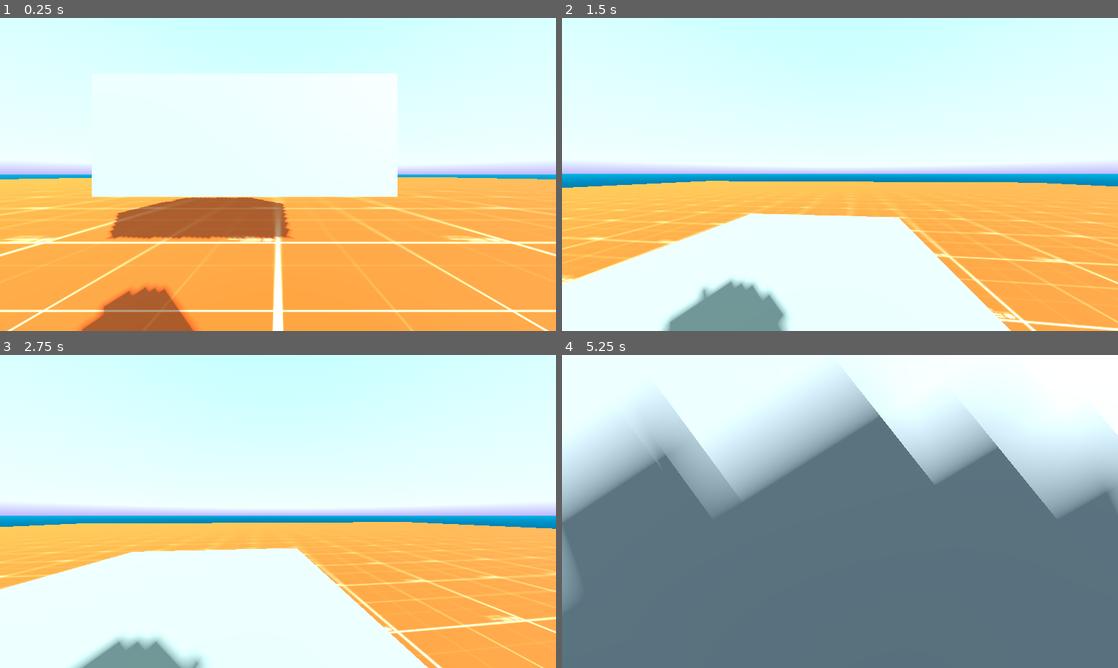
Above: before the commit, frames 1-4 (two rows, left to right).
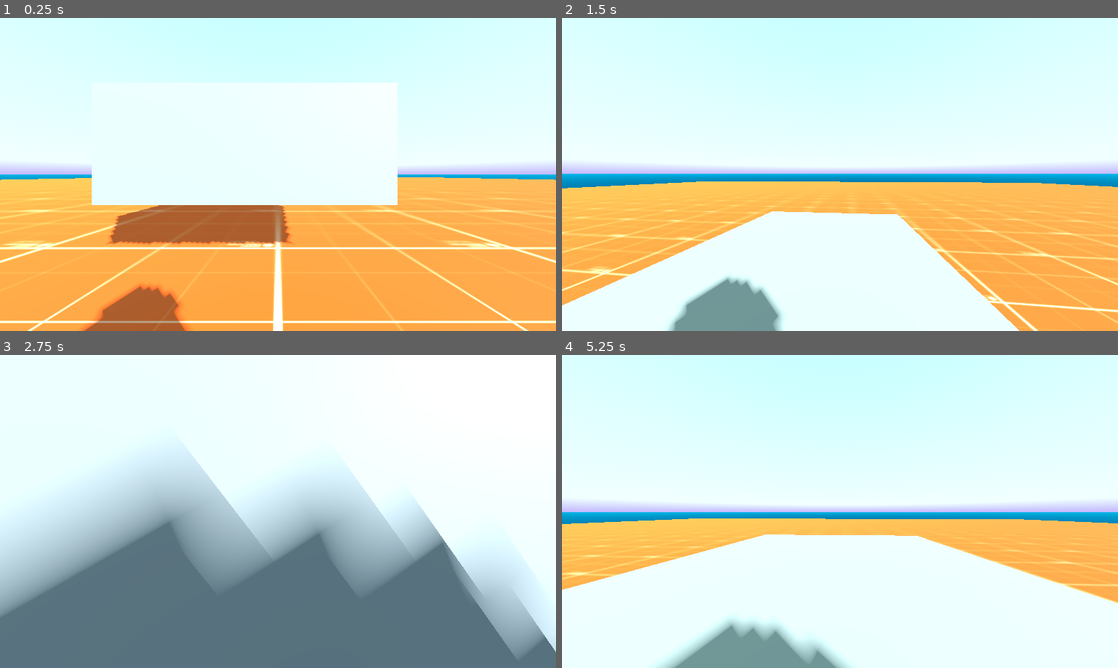
Above: after the commit, the same moments.

Repository: init-Sense/octant
Game: Godot game, scene res://scenes/octagon.tscn
Same seed, same stepped clock (60 frames per second), same inputs: the game is played once before the commit and once after it. A sky picture missing from this copy of the repository is replaced by a grey-blue gradient.
Inputs (mouse positions are in pixels of both pictures, inside the frame that each line leads up to):
- Up to frame 1 (0.25 s): no input
- Up to frame 2 (1.5 s): move the mouse to (867, 174) at 0.52 s; hold W (move_forward) from 0.53 s (still down); tap Shift (sprint) at 0.6 s; tap Space (jump) at 0.77, 0.8, 1.07, 1.35 s; move the mouse to (812, 174) at 1.27 s
- Up to frame 3 (2.75 s): keep holding W (move_forward); tap Space (jump) at 1.52, 1.82, 2.3 s; tap Shift (sprint) at 1.55, 2.1 s; move the mouse to (289, 505) at 2.02 s
- Up to frame 4 (5.25 s): keep holding W (move_forward); move the mouse to (834, 517) at 2.77 s; tap Shift (sprint) at 2.85, 4.35, 5.1 s; tap Space (jump) at 3.02, 3.32, 3.6, 3.77, 4.07, 4.52, 4.82 s; move the mouse to (878, 514) at 3.52 s; move the mouse to (795, 508) at 4.27 s; move the mouse to (845, 511) at 5.02 s

The runs differ from the first frame. In frame 1, 9.7% of the frame differs, in the area x 0-100%, y 17-100%; in frame 2, 5.5%; in frame 3, 75%; in frame 4, 86%, in the area x 0-100%, y 0-100%.

Commit message:
feat: Smoothness added to player movement

Diff:
--- a/scripts/player/camera.gd
+++ b/scripts/player/camera.gd
@@ -1,5 +1,5 @@
 extends Camera3D
-class_name PlayerCamera3D
+class_name PlayerCamera
 
 
 #region VARIABLES
--- a/scripts/player/crouch.gd
+++ b/scripts/player/crouch.gd
@@ -1,12 +1,13 @@
 extends Node
-class_name PlayerCrouch3D
+class_name PlayerCrouch
+
 
 #region NODES
 @onready var player: CharacterBody3D = $"../.."
 @onready var head: StaticBody3D = %Head
-@onready var camera: Camera3D = %Camera
-@onready var direction: Node = %Direction
-@onready var motion: Node = %Motion
+@onready var camera: PlayerCamera = %Camera
+@onready var direction: PlayerDirection = %Direction
+@onready var motion: PlayerMotion = %Motion
 @onready var body: CollisionShape3D = $"../../Collision"
 @onready var mesh: MeshInstance3D = $"../../Mesh"
 #endregion
--- a/scripts/player/direction.gd
+++ b/scripts/player/direction.gd
@@ -1,6 +1,5 @@
 extends Node
-class_name PlayerMovement3D
-
+class_name PlayerDirection
 
 #region CONSTANTS
 const DEFAULT_SPEED: float = 3.0
@@ -11,12 +10,14 @@
 #region VARIABLES
 var velocity_vector: Vector3 = Vector3.ZERO
 var current_speed: float = DEFAULT_SPEED
+var target_velocity: Vector3 = Vector3.ZERO
 #endregion
 
 
 #region NODES
 @onready var player: Player = $"../.."
-@onready var camera: PlayerCamera3D = %Camera
+@onready var camera: PlayerCamera = %Camera
+@onready var motion: PlayerMotion = %Motion
 #endregion
 
 
@@ -42,15 +43,15 @@
 	input_dir = input_dir.normalized()
 
 	if player.is_on_floor():
-		velocity_vector.x = input_dir.x * current_speed
-		velocity_vector.z = input_dir.z * current_speed
+		target_velocity.x = input_dir.x * current_speed
+		target_velocity.z = input_dir.z * current_speed
 	else:
-		velocity_vector.x = lerp(velocity_vector.x, input_dir.x * current_speed, delta * 2.0)
-		velocity_vector.z = lerp(velocity_vector.z, input_dir.z * current_speed, delta * 2.0)
+		target_velocity.x = input_dir.x * current_speed
+		target_velocity.z = input_dir.z * current_speed
 
-	if player.is_still():
-		velocity_vector.x *= pow(MOVEMENT_DAMPING, delta)
-		velocity_vector.z *= pow(MOVEMENT_DAMPING, delta)
+	var deceleration = motion.DECELERATION * delta
+	velocity_vector.x = move_toward(velocity_vector.x, target_velocity.x, deceleration)
+	velocity_vector.z = move_toward(velocity_vector.z, target_velocity.z, deceleration)
 
 
 func move_player() -> void:
@@ -72,6 +73,7 @@
 
 func still() -> void:
 	player.set_still()
+	target_velocity = Vector3.ZERO
 #endregion
 
 
--- a/scripts/player/gravity.gd
+++ b/scripts/player/gravity.gd
@@ -3,12 +3,12 @@
 
 #region NODES
 @onready var player: CharacterBody3D = $"../.."
-@onready var direction: PlayerMovement3D = %Direction
+@onready var direction: PlayerDirection = %Direction
 #endregion
 
 
 #region CONSTANTS
-const GRAVITY : float = 16
+const GRAVITY : float = 9.8
 #endregion
 
 
--- a/scripts/player/head_bob.gd
+++ b/scripts/player/head_bob.gd
@@ -1,11 +1,13 @@
 extends Node
+class_name PlayerHeadBob
 
 #region NODES
 @onready var player: CharacterBody3D = $"../.."
-@onready var camera: PlayerCamera3D = %Camera
-@onready var direction: PlayerMovement3D = %Direction
-@onready var jump: PlayerJump3D = %Jump
+@onready var camera: PlayerCamera = %Camera
+@onready var direction: PlayerDirection = %Direction
+@onready var jump: PlayerJump = %Jump
 #endregion
+
 
 #region VARIABLES
 const DEFAULT_AMPLITUDE: float = 0.05
@@ -108,6 +110,7 @@
 	var height_factor = clamp(jump_height / MAX_IMPACT_HEIGHT, 0, 1)
 	current_landing_impact_amplitude = lerp(BASE_LANDING_IMPACT_AMPLITUDE, MAX_LANDING_IMPACT_AMPLITUDE, height_factor)
 
+
 func apply_landing_impact(delta: float) -> void:
 	landing_impact_time += delta
 	var impact_progress = landing_impact_time / LANDING_IMPACT_DURATION
--- a/scripts/player/inputs.gd
+++ b/scripts/player/inputs.gd
@@ -1,12 +1,12 @@
 extends Node
-class_name PlayerInputsMouse
+class_name PlayerInputs
 
 
 #region NODES
-@onready var direction: PlayerMovement3D = %Direction
-@onready var motion: Node = %Motion
-@onready var jump: PlayerJump3D = %Jump
-@onready var crouch: PlayerCrouch3D = %Crouch
+@onready var direction: PlayerDirection = %Direction
+@onready var motion: PlayerMotion = %Motion
+@onready var jump: PlayerJump = %Jump
+@onready var crouch: PlayerCrouch = %Crouch
 #endregion
 
 
@@ -14,10 +14,14 @@
 	#region MOVEMENT
 	if Input.is_action_just_pressed("move_forward"):
 		direction.forward()
+		motion.start_moving()
 	if Input.is_action_just_pressed("move_backward"):
 		direction.backward()
+		motion.start_moving()
 	if Input.is_action_just_released("move_forward") or Input.is_action_just_released("move_backward"):
-		direction.still()
+		if not Input.is_action_pressed("move_forward") and not Input.is_action_pressed("move_backward"):
+			direction.still()
+			motion.stop_moving()
 	#endregion
 
 
--- a/scripts/player/interaction.gd
+++ b/scripts/player/interaction.gd
@@ -1,5 +1,5 @@
 extends Node
-class_name PlayerInteraction3D
+class_name PlayerInteraction
 
 
 func _ready() -> void:
--- a/scripts/player/jump.gd
+++ b/scripts/player/jump.gd
@@ -1,19 +1,19 @@
 extends Node
-class_name PlayerJump3D
+class_name PlayerJump
 
 
 #region NODES
 @onready var player: CharacterBody3D = $"../.."
-@onready var direction: PlayerMovement3D = %Direction
-@onready var motion: Node = %Motion
+@onready var direction: PlayerDirection = %Direction
+@onready var motion: PlayerMotion = %Motion
 #endregion
 
 
 #region CONSTANTS
-const JUMPING_SPEED: float = 10.0
+const JUMPING_SPEED: float = 8.0
 const MIN_INERTIA_FACTOR: float = 0.6
 const MAX_INERTIA_FACTOR: float = 0.9
-const INERTIA_DECELERATION: float = 2.0
+const INERTIA_DECELERATION: float = 3.0
 #endregion
 
 
--- a/scripts/player/motion.gd
+++ b/scripts/player/motion.gd
@@ -1,10 +1,11 @@
 extends Node
+class_name PlayerMotion
 
 
 #region NODES
 @onready var player: Player = $"../.."
-@onready var direction: PlayerMovement3D = %Direction
-@onready var crouch: PlayerCrouch3D = %Crouch
+@onready var direction: PlayerDirection = %Direction
+@onready var crouch: PlayerCrouch = %Crouch
 #endregion
 
 
@@ -12,26 +13,45 @@
 const SPRINT_SPEED: float = 8.0
 const WALKING_SPEED: float = 5.0
 const SNEAKING_SPEED: float = 1.5
+const DECELERATION: float = 15.0
 #endregion
 
 
 #region VARIABLES
 var was_running: bool = false
+var target_speed: float = 0.0
+var is_moving: bool = false
+#endregion
+
+
+#region LIFECYCLE
+func _physics_process(delta: float) -> void:
+	direction.current_speed = move_toward(direction.current_speed, target_speed, DECELERATION * delta)
 #endregion
 
 
 #region MOVEMENT STATES
+func start_moving() -> void:
+	is_moving = true
+	update_movement_state()
+
+
+func stop_moving() -> void:
+	is_moving = false
+	target_speed = 0.0
+
+
 func run() -> void:
-	if not player.is_crouching() and not player.is_crouched():
+	if not player.is_crouching() and not player.is_crouched() and is_moving:
 		player.set_running()
-		direction.current_speed = SPRINT_SPEED
+		target_speed = SPRINT_SPEED
 		was_running = true
 
 
 func walk() -> void:
-	if not player.is_crouching() and not player.is_crouched():
+	if not player.is_crouching() and not player.is_crouched() and is_moving:
 		player.set_walking()
-		direction.current_speed = WALKING_SPEED
+		target_speed = WALKING_SPEED
 	was_running = false
 
 
@@ -41,27 +61,30 @@
 
 
 func stop_running() -> void:
-	if was_running:
-		if player.is_crouching() or player.is_crouched():
-			sneak()
-		else:
-			walk()
 	was_running = false
+	update_movement_state()
 
 
 func update_sneaking_speed() -> void:
 	var crouch_percentage = crouch.get_crouch_percentage()
 	var speed_range = WALKING_SPEED - SNEAKING_SPEED
-	direction.current_speed = WALKING_SPEED - (speed_range * crouch_percentage)
+	target_speed = WALKING_SPEED - (speed_range * crouch_percentage)
 
 
 func handle_crouch_change() -> void:
-	if player.is_crouching() or player.is_crouched():
-		sneak()
-	elif was_running:
-		run()
+	update_movement_state()
+
+
+func update_movement_state() -> void:
+	if is_moving:
+		if player.is_crouching() or player.is_crouched():
+			sneak()
+		elif was_running:
+			run()
+		else:
+			walk()
 	else:
-		walk()
+		stop_moving()
 #endregion
 
 
@@ -69,7 +92,6 @@
 func on_crouch_changed() -> void:
 	handle_crouch_change()
 
-
 func on_stand_changed() -> void:
 	handle_crouch_change()
 #endregion
--- a/scripts/player/player.gd
+++ b/scripts/player/player.gd
@@ -43,9 +43,9 @@
 
 
 #region NODES
-@onready var camera : PlayerCamera3D = %Camera
-@onready var inputs_mouse: PlayerInputsMouse = %Inputs
-@onready var jump: PlayerJump3D = %Jump
+@onready var camera : PlayerCamera = %Camera
+@onready var inputs_mouse: PlayerInputs = %Inputs
+@onready var jump: PlayerJump = %Jump
 #endregion
 
 
